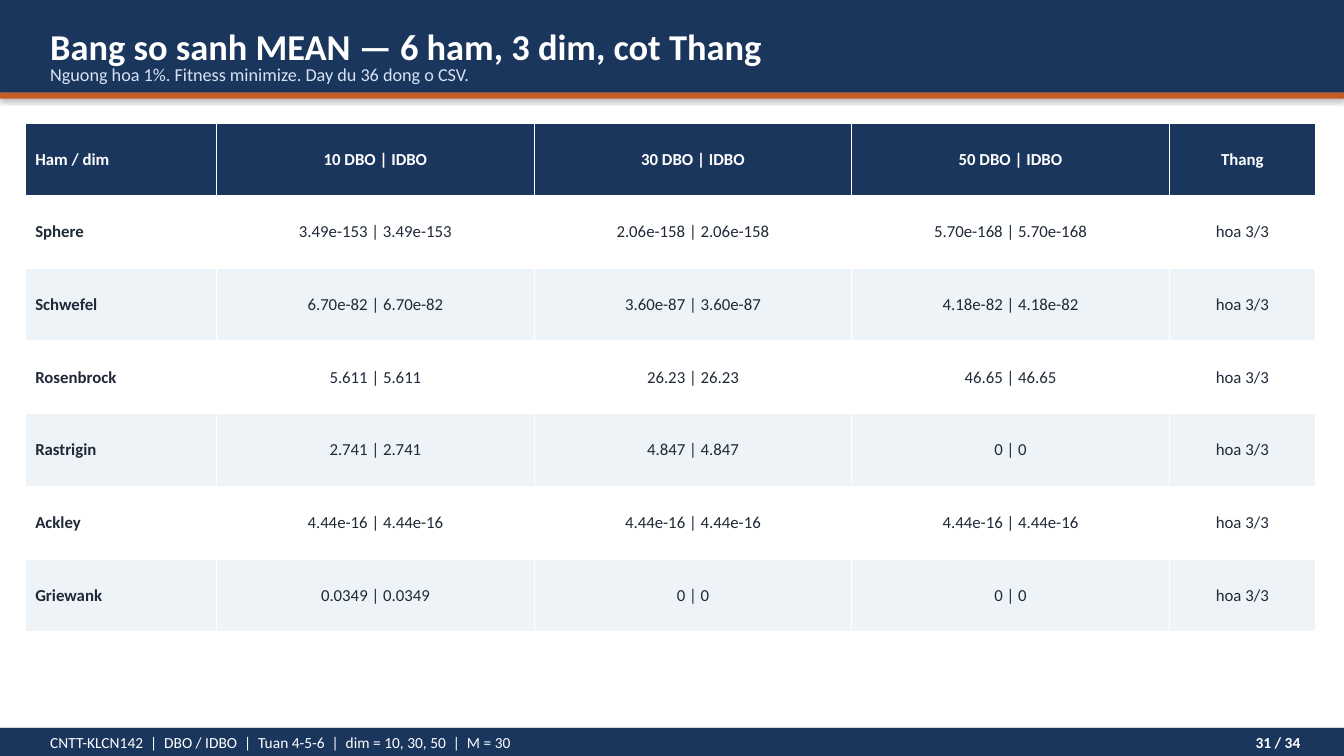
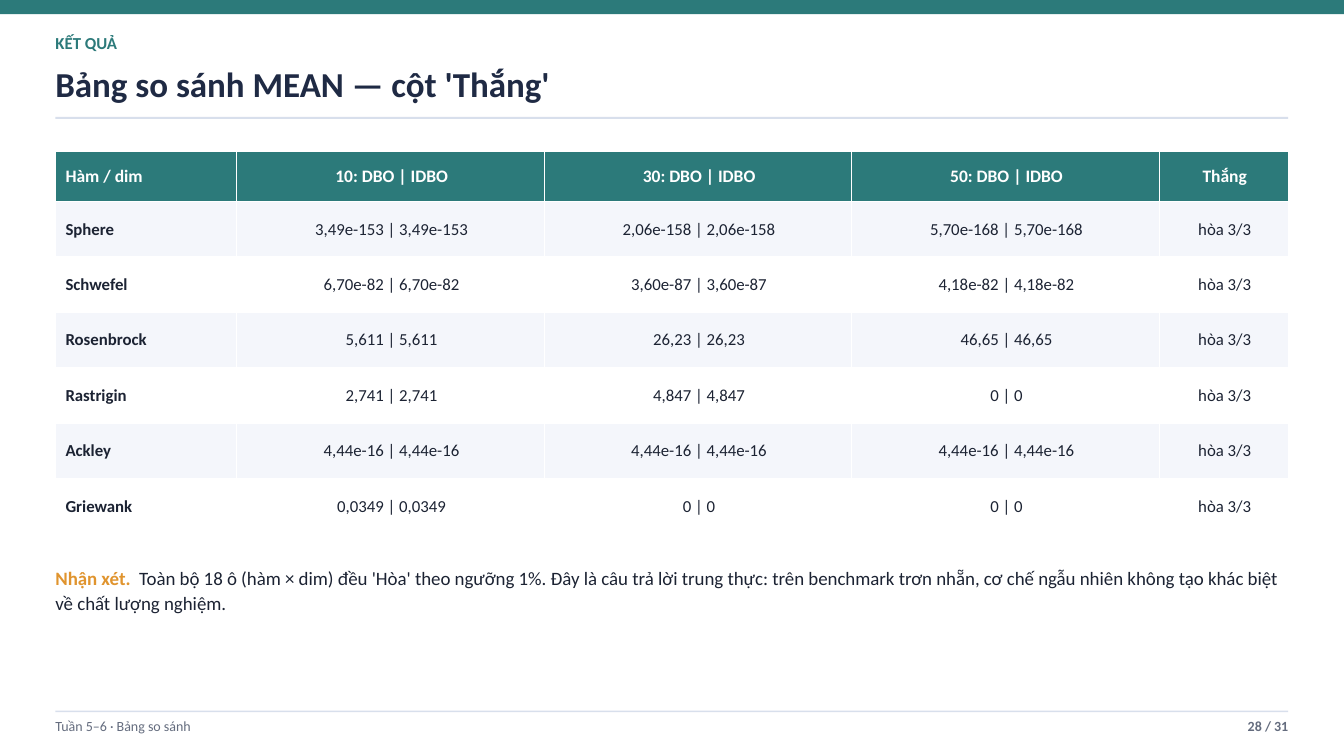
Before and after one commit to duylequang2303/DBO_heathcare, a slide deck: slide 28 of docs/Slide_Tuan_4_5_6_DBO_IDBO.pptx (slide 31 before the commit). Drawn at 1344x756 pixels with LibreOffice and Linux fonts; fonts in the diff are those of the drawing. Boxes give left, top, right and bottom in pixels: in the first picture for what was removed or moved away, otherwise in the second. Text is boxed around its words. In the diff, an @@ line names an element or a change of style, - is before the commit and + after.

Commit message:
docs: rewrite week 4-6 slides in Vietnamese and fix week 7 history checkpoints
Rebuild the week 4-6 deck with a cleaner template, full Vietnamese
diacritics, and results-focused content: each section shows setup
(what/params/who), the MEAN table, figures with explicit commentary,
and honest conclusions. Derive the demo history checkpoints from
max_iter so they match the default --max-iter 50.

```diff
--- a/docs/Slide_Tuan_4_5_6_DBO_IDBO.pptx
+++ b/docs/Slide_Tuan_4_5_6_DBO_IDBO.pptx
@@ rectangle: place and size @@
-rectangle at [0, 0, 1344, 93]
+rectangle at [0, 0, 1344, 14]
@@ rectangle at [0, 0, 1344, 14]: fill #1B365D to #2C7A7A; shadow off @@
@@ text removed at [50, 34, 761, 69] @@
-Bang so sanh MEAN — 6 ham, 3 dim, cot Thang
@@ text added at [55, 35, 117, 51], 12 pt, text #2C7A7A, bold @@
+KẾT QUẢ
@@ text removed at [50, 68, 469, 84] @@
-Nguong hoa 1%. Fitness minimize. Day du 36 dong o CSV.
@@ text added at [55, 68, 550, 103], 25 pt, text #1F2A44, bold @@
+Bảng so sánh MEAN — cột 'Thắng'
@@ rectangle: place and size @@
-rectangle at [0, 93, 1344, 99]
+rectangle at [55, 117, 1289, 119]
@@ rectangle at [55, 117, 1289, 119]: fill #C45C26 to #D8DFEC; shadow off @@
@@ table at [55, 151, 1289, 534] @@
-row 1: Ham / dim | 10 DBO | IDBO | 30 DBO | IDBO | 50 DBO | IDBO | Thang
+row 1: Hàm / dim | 10: DBO | IDBO | 30: DBO | IDBO | 50: DBO | IDBO | Thắng
-row 2: Sphere | 3.49e-153 | 3.49e-153 | 2.06e-158 | 2.06e-158 | 5.70e-168 | 5.70e-168 | hoa 3/3
+row 2: Sphere | 3,49e-153 | 3,49e-153 | 2,06e-158 | 2,06e-158 | 5,70e-168 | 5,70e-168 | hòa 3/3
-row 3: Schwefel | 6.70e-82 | 6.70e-82 | 3.60e-87 | 3.60e-87 | 4.18e-82 | 4.18e-82 | hoa 3/3
+row 3: Schwefel | 6,70e-82 | 6,70e-82 | 3,60e-87 | 3,60e-87 | 4,18e-82 | 4,18e-82 | hòa 3/3
-row 4: Rosenbrock | 5.611 | 5.611 | 26.23 | 26.23 | 46.65 | 46.65 | hoa 3/3
+row 4: Rosenbrock | 5,611 | 5,611 | 26,23 | 26,23 | 46,65 | 46,65 | hòa 3/3
-row 5: Rastrigin | 2.741 | 2.741 | 4.847 | 4.847 | 0 | 0 | hoa 3/3
+row 5: Rastrigin | 2,741 | 2,741 | 4,847 | 4,847 | 0 | 0 | hòa 3/3
-row 6: Ackley | 4.44e-16 | 4.44e-16 | 4.44e-16 | 4.44e-16 | 4.44e-16 | 4.44e-16 | hoa 3/3
+row 6: Ackley | 4,44e-16 | 4,44e-16 | 4,44e-16 | 4,44e-16 | 4,44e-16 | 4,44e-16 | hòa 3/3
-row 7, column 2: 0.0349 | 0.0349
+row 7, column 2: 0,0349 | 0,0349
-row 7, column 5: hoa 3/3
+row 7, column 5: hòa 3/3
@@ fill #1B365D to #2C7A7A in row 1 @@
@@ fill #FFFFFF to #F4F6FB in 15 cells @@
@@ fill #EEF3F8 to #FFFFFF in 15 cells @@
@@ text colour #1F2937 to #1C2333 in "Sphere", "Schwefel", "Rosenbrock", "Rastrigin" and 5 more places @@
@@ table: place and size @@
-table at [25, 123, 1316, 632]
+table at [55, 151, 1289, 534]
@@ text added at [55, 570, 1278, 614], 13.5 pt, text #1C2333 @@
+Nhận xét. Toàn bộ 18 ô (hàm × dim) đều 'Hòa' theo ngưỡng 1%. Đây là câu trả lời trung thực: trên benchmark trơn nhẵn, cơ chế ngẫu nhiên không tạo khác biệt về chất lượng nghiệm.
@@ rectangle: place and size @@
-rectangle at [0, 728, 1344, 756]
+rectangle at [55, 711, 1289, 713]
@@ rectangle at [55, 711, 1289, 713]: fill #1B365D to #D8DFEC; shadow off @@
@@ text "28 / 31" at [1248, 721, 1288, 731]: vertical alignment middle to top @@
@@ text removed at [50, 737, 511, 750] @@
-CNTT-KLCN142 | DBO / IDBO | Tuan 4-5-6 | dim = 10, 30, 50 | M = 30
@@ text added at [55, 720, 191, 734], 10 pt, text #646C7E @@
+Tuần 5–6 · Bảng so sánh
@@ text at [1248, 721, 1288, 731]: text changed; size 11 to 10 pt; text colour #FFFFFF to #646C7E @@
-31 / 34
+28 / 31
```
Also in this commit, not shown: 30 slides added, 33 slides removed, 2 other files.
